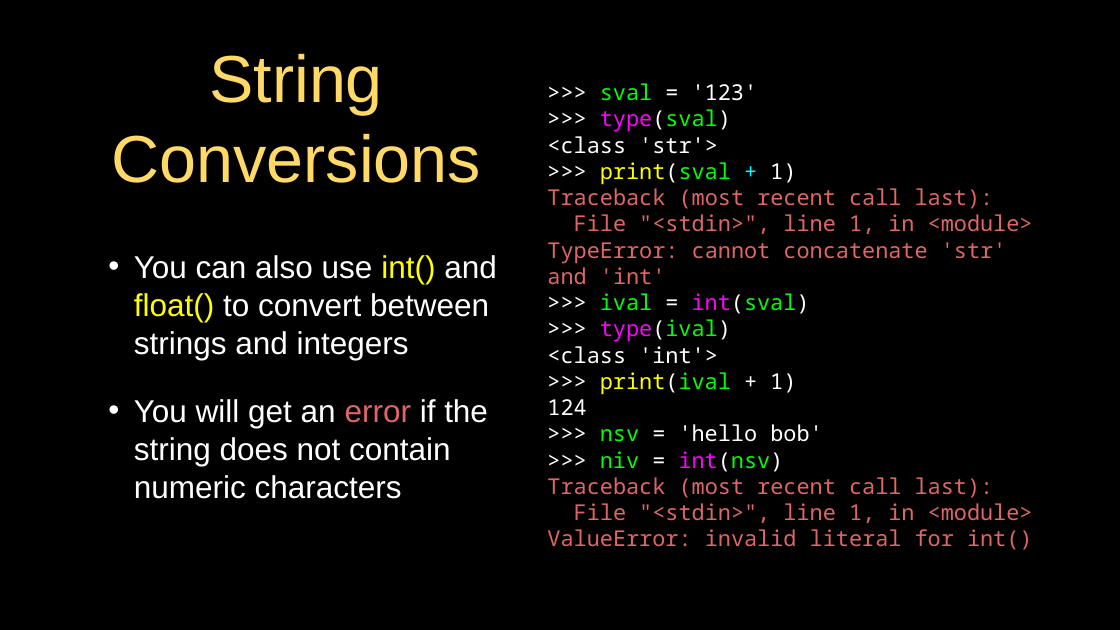
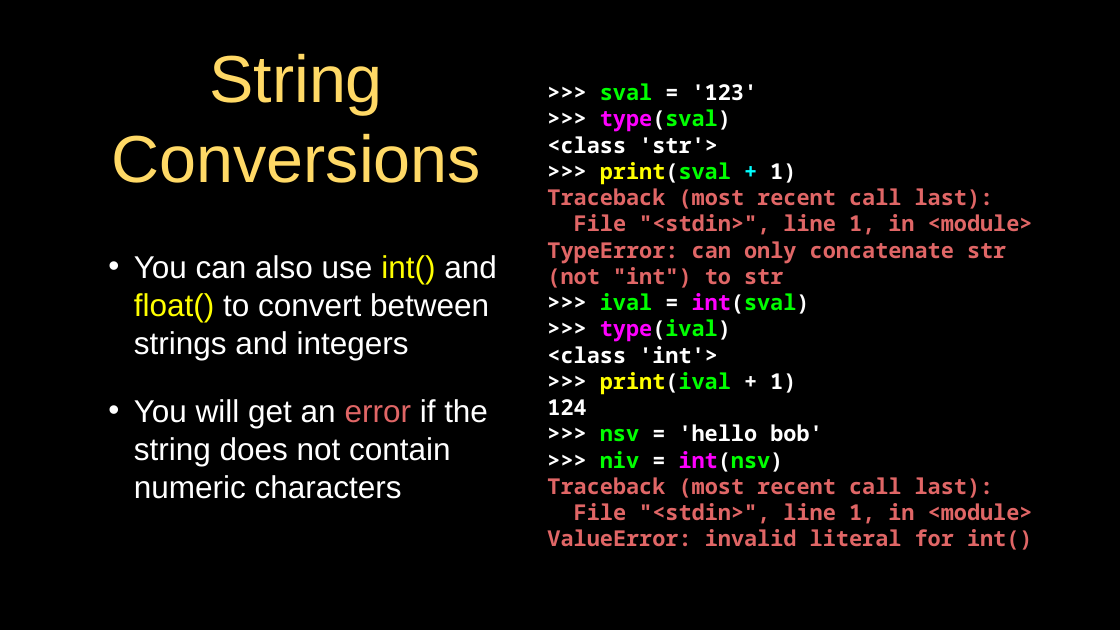
Before and after one commit to csev/py4e, a slide deck: slide 9 of lectures3/Pythonlearn-04-Functions.pptx. Drawn at 1120x630 pixels with LibreOffice and Linux fonts; fonts in the diff are those of the drawing. Boxes give left, top, right and bottom in pixels: in the first picture for what was removed or moved away, otherwise in the second. Text is boxed around its words. In the diff, an @@ line names an element or a change of style, - is before the commit and + after.

Commit message:
Most of the way chapters 1-10 book / slides

```diff
--- a/lectures3/Pythonlearn-04-Functions.pptx
+++ b/lectures3/Pythonlearn-04-Functions.pptx
@@ text at (547, 83, 1033, 550): bold on in ">>> sval = '123'", ">>> type(sval)", "<class 'str'>", ">>> print(sval + 1)" and 12 more places @@
@@ text at (547, 241, 1006, 288): text changed; bold on @@
-TypeError: cannot concatenate 'str' and 'int'
+TypeError: can only concatenate str (not "int") to str
```
Also in this commit, not shown: 12 other slides changed, 13 other files.
